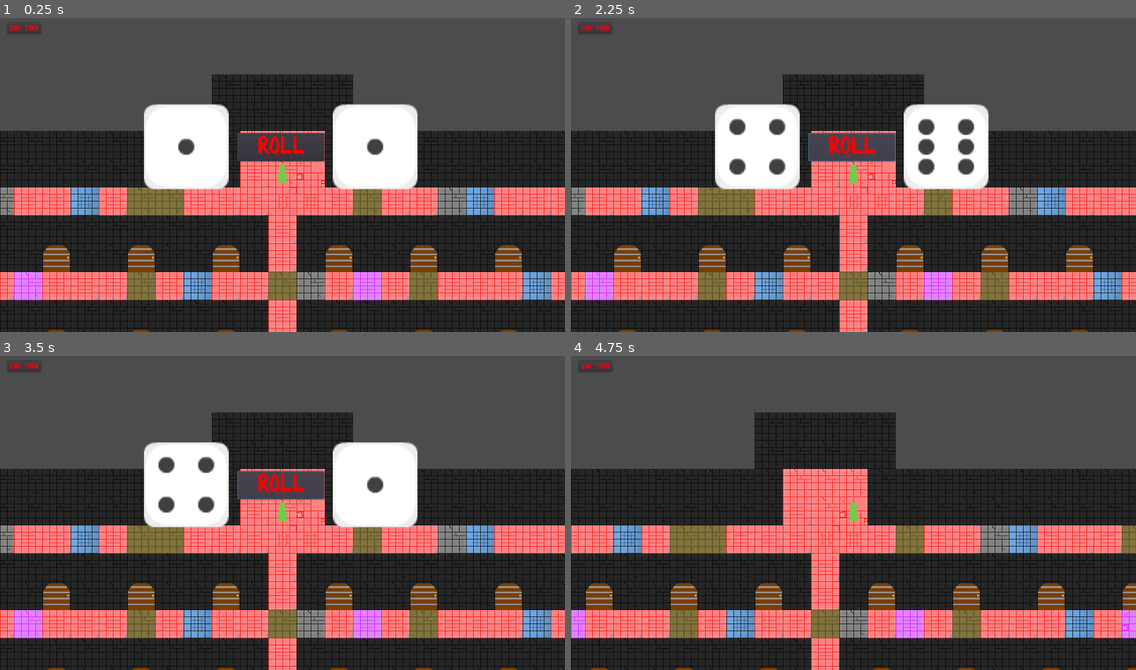
Above: before the commit, frames 1-4 (two rows, left to right).
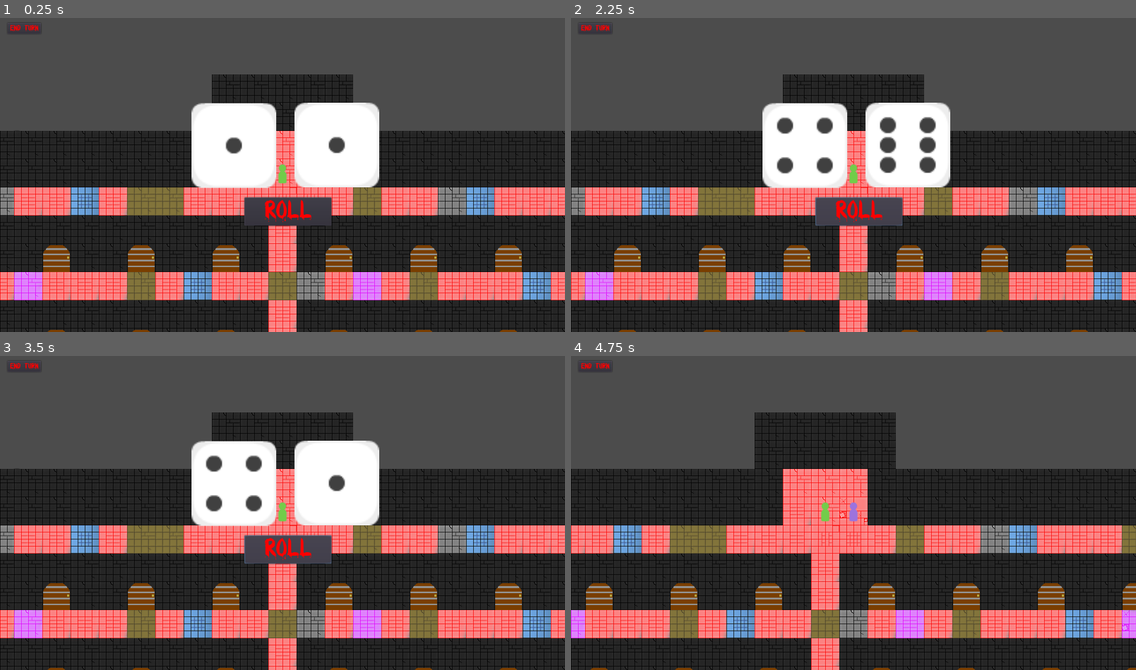
Above: after the commit, the same moments.

Repository: 44351-w22/protech-adaptation-game-sounds-good-studios
Game: Godot game, scene res://World.tscn
Two runs of this game, one before a commit and one after it. Both use one fixed random seed, a clock stepped at 60 frames per second and the inputs below.
Inputs (mouse positions are in pixels of both pictures, inside the frame that each line leads up to):
- Up to frame 1 (0.25 s): no input
- Up to frame 2 (2.25 s): click "End Turn" at 0.5 s; click (587, 134) at 1.27 s; click "ROLL" at 2 s
- Up to frame 3 (3.5 s): hold Right (ui_right) from 2.78 s (still down)
- Up to frame 4 (4.75 s): tap Enter at 3.5 s; release Right (ui_right) at 3.53 s; hold Down (ui_down) 3.53-4.28 s; hold Right (ui_right) from 4.28 s (still down)

The runs differ from the first frame. In frame 1, 10% of the frame differs, in the area x 25-74%, y 26-67%; in frame 2, 11%; in frame 3, 11%; in frame 4, 0.2%.

Commit message:
added second player, added hotswapping

Diff:
--- a/Dice_Roller.tscn
+++ b/Dice_Roller.tscn
@@ -23,20 +23,20 @@
 }
 
 [node name="DiceA" type="Sprite" parent="."]
-position = Vector2( 422, 300 )
+position = Vector2( 530, 297 )
 scale = Vector2( 3, 3 )
 texture = ExtResource( 2 )
 
 [node name="DiceB" type="Sprite" parent="."]
-position = Vector2( 850, 300 )
+position = Vector2( 763, 296 )
 scale = Vector2( 3, 3 )
 texture = ExtResource( 2 )
 
 [node name="Button" type="Button" parent="."]
-margin_left = 538.0
-margin_top = 269.0
-margin_right = 735.0
-margin_bottom = 333.0
+margin_left = 554.0
+margin_top = 415.0
+margin_right = 751.0
+margin_bottom = 479.0
 custom_colors/font_color_disabled = Color( 1, 0, 0, 1 )
 custom_colors/font_color_focus = Color( 1, 0, 0, 1 )
 custom_colors/font_color = Color( 1, 0, 0, 1 )
--- a/Player.tscn
+++ b/Player.tscn
@@ -7,6 +7,7 @@
 extents = Vector2( 14, 24 )
 
 [node name="Player" type="KinematicBody2D"]
+collision_layer = 0
 script = ExtResource( 1 )
 
 [node name="CollisionShape2D" type="CollisionShape2D" parent="."]
--- a/World.gd
+++ b/World.gd
@@ -2,12 +2,24 @@
 
 onready var cam = $GameCam
 onready var p1 = $Player1
+onready var p2 = $Player2
+onready var p1Sprite = $Player1/Sprite
+onready var p2Sprite = $Player2/Sprite
 onready var dice = $CanvasLayer/Dice_Roller
 onready var totalDiceRoll = dice.totalRoll
 onready var currentPlayer = p1
-onready var nextPlayer = p1
+onready var nextPlayer = p2
+
+var skins = [preload("res://assets/players/pieceGreen_single00.png"),
+			preload("res://assets/players/piecePurple_single01.png"),
+			preload("res://assets/players/pieceBlue_single18.png"),
+			preload("res://assets/players/pieceRed_single01.png"),
+			preload("res://assets/players/pieceWhite_single00.png"),
+			preload("res://assets/players/pieceYellow_single00.png")]
 
 func _ready():
+	p1Sprite.texture = skins[0]
+	p2Sprite.texture = skins[1]
 	move_camera(p1)
 
 func move_camera(p):
@@ -41,6 +53,11 @@
 
 func _on_EndTurn_pressed():
 	currentPlayer = nextPlayer
-	nextPlayer = currentPlayer
+	if currentPlayer == p1:
+		nextPlayer = p2
+	elif currentPlayer == p2:
+		nextPlayer = p1
+	else:
+		print("error")
 	move_camera(currentPlayer)
 	player_turn()
--- a/World.tscn
+++ b/World.tscn
@@ -39,6 +39,8 @@
 [node name="Doors" parent="." instance=ExtResource( 2 )]
 tile_data = PoolIntArray( 327675, 0, 0, 327678, 0, 0, 262145, 0, 0, 262148, 0, 0, 262151, 0, 0, 262155, 0, 0, 262158, 0 …(632 unchanged characters)…
 
+[node name="Player2" parent="." instance=ExtResource( 3 )]
+
 [node name="Player1" parent="." instance=ExtResource( 3 )]
 
 [node name="GameCam" type="Camera2D" parent="."]
@@ -65,8 +67,11 @@
 "_edit_use_anchors_": false
 }
 
+[connection signal="Collision" from="Player2" to="." method="_on_Player1_Collision"]
 [connection signal="Collision" from="Player1" to="." method="_on_Player1_Collision"]
 [connection signal="pressed" from="CanvasLayer/Dice_Roller/Button" to="." method="_on_Button_pressed"]
 [connection signal="pressed" from="CanvasLayer/EndTurn" to="." method="_on_EndTurn_pressed"]
 
+[editable path="Player2"]
+[editable path="Player1"]
 [editable path="CanvasLayer/Dice_Roller"]
